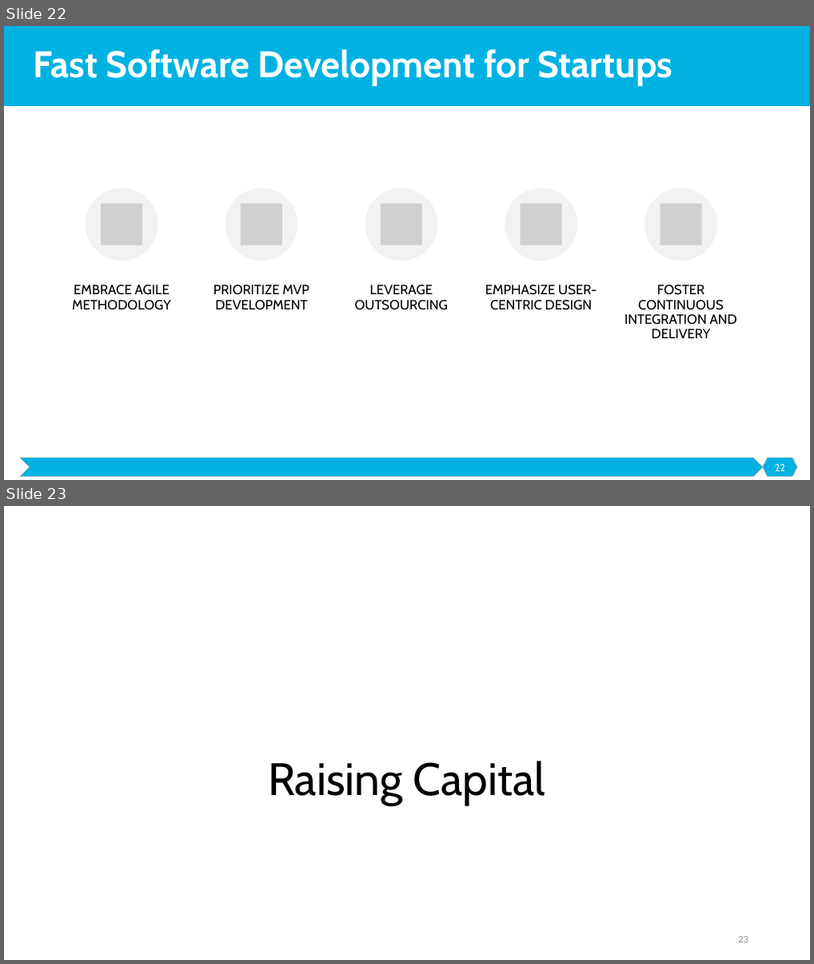
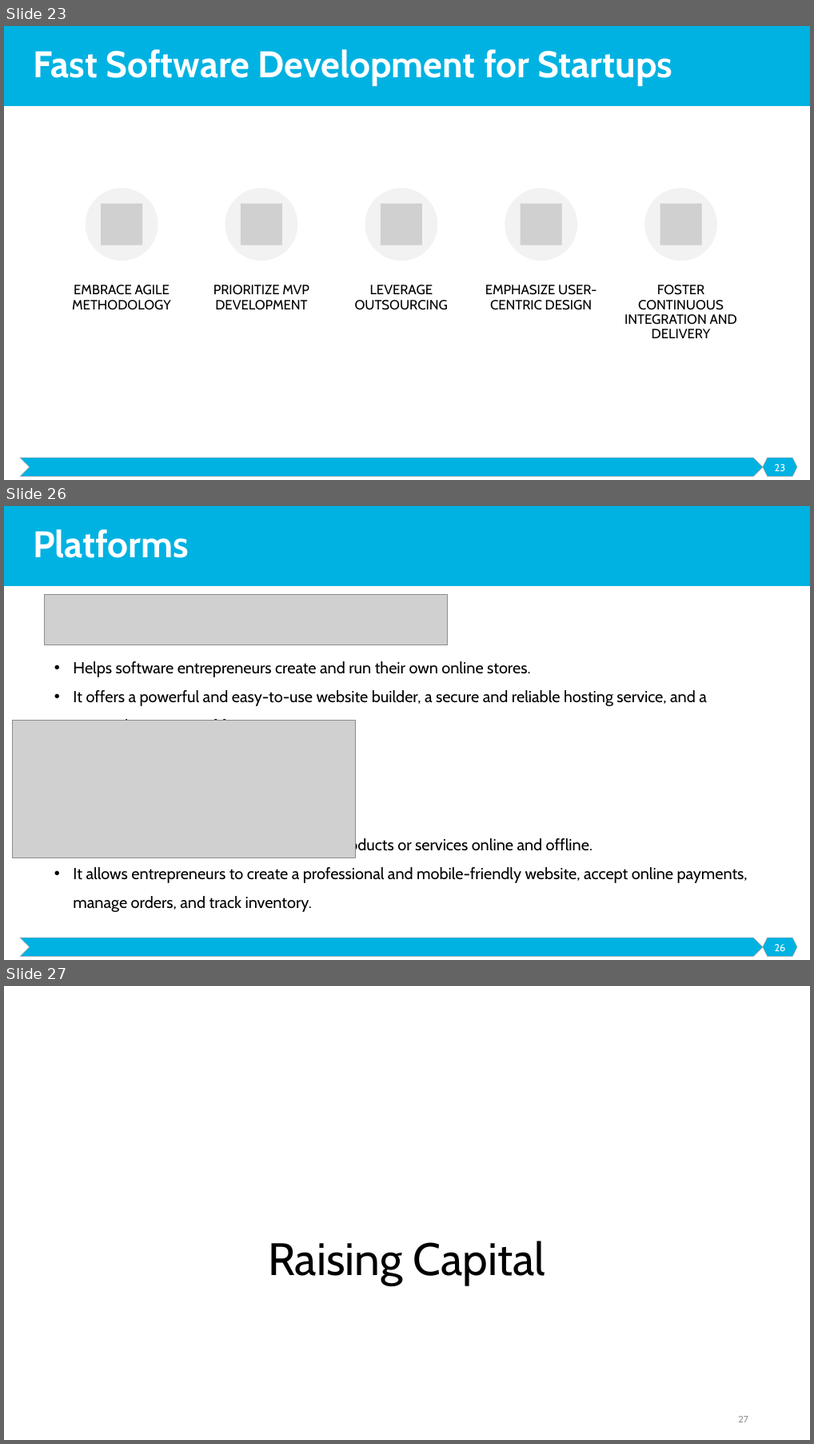
Before and after one commit to malenezi/malenezi, a slide deck: SE495/Lectures/1-Introduction/Introduction.pptx. Shown one above the other, each under a label of ours: slides 22 and 23 before the commit, slides 23, 26 and 27 after it; the slides between them are not shown. The pictures are 814x964 and 814x1444 pixels, drawn with LibreOffice and Linux fonts; fonts in the diff are those of the drawing; grey boxes stand for pictures. Boxes give left, top, right and bottom in pixels: in the first picture for what was removed or moved away, otherwise in the second. Text is boxed around its words. In the diff, an @@ line names an element or a change of style, - is before the commit and + after.

Commit message:
2024

```diff
--- a/SE495/Lectures/1-Introduction/Introduction.pptx
+++ b/SE495/Lectures/1-Introduction/Introduction.pptx
@@ slide 26 added at box(4, 506, 810, 960), background #FFFFFF; not listed: 3 template elements that a slide beside it also shows @@
@@ title added at box(33, 529, 189, 558), 44 pt, text #FFFFFF, bold @@
+Platforms
@@ picture added at box(44, 594, 447, 645) @@
@@ text added at box(73, 661, 707, 720), 19 pt, text #000000 @@
+• Helps software entrepreneurs create and run their own online stores.
+• It offers a powerful and easy-to-use website builder, a secure and reliable hosting service, and a comprehensive set of features.
@@ picture added at box(13, 720, 355, 857) @@
@@ text added at box(73, 837, 748, 912), 19 pt, text #000000 @@
+• Helps software entrepreneurs sell their products or services online and offline.
+• It allows entrepreneurs to create a professional and mobile-friendly website, accept online payments, manage orders, and track inventory.
@@ page number added at box(775, 944, 786, 951), 12 pt, text #FFFFFF @@
+26
@@ what was slide 22 is now slide 23 @@
@@ page number at box(775, 464, 786, 471): text changed @@
-22
+23
@@ what was slide 23 is now slide 27 @@
@@ page number at box(738, 1416, 749, 1422): text changed @@
-23
+27
```
Also in this commit, not shown: 3 other slides added.
